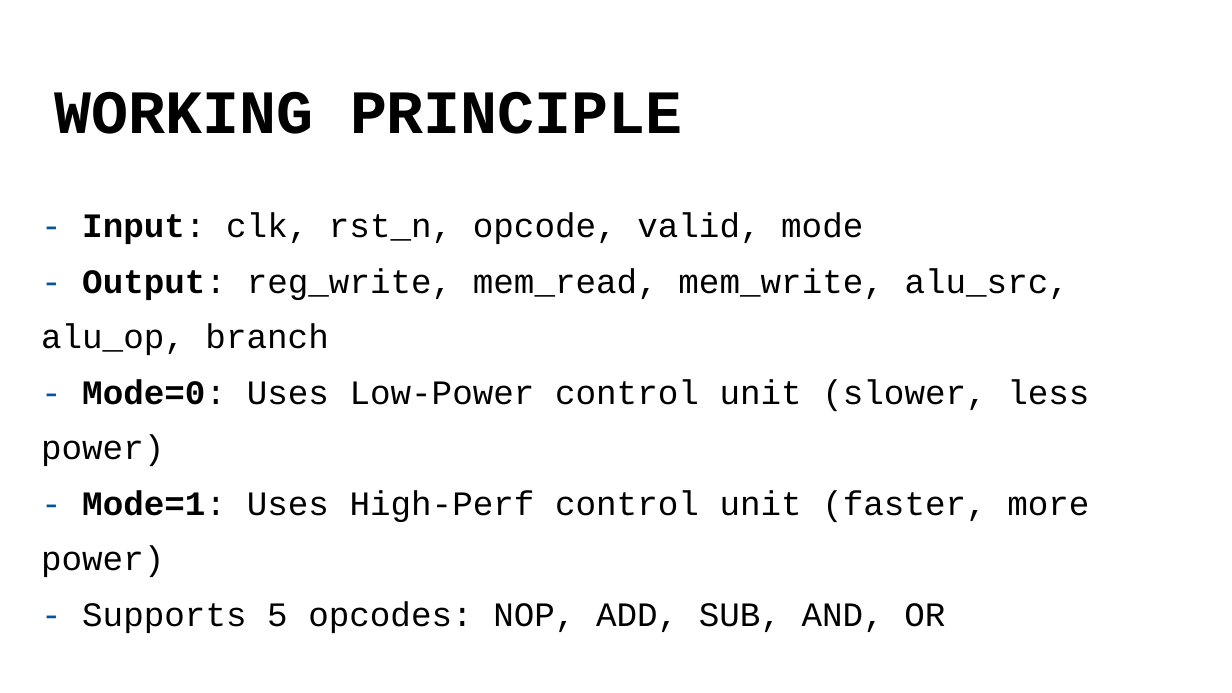
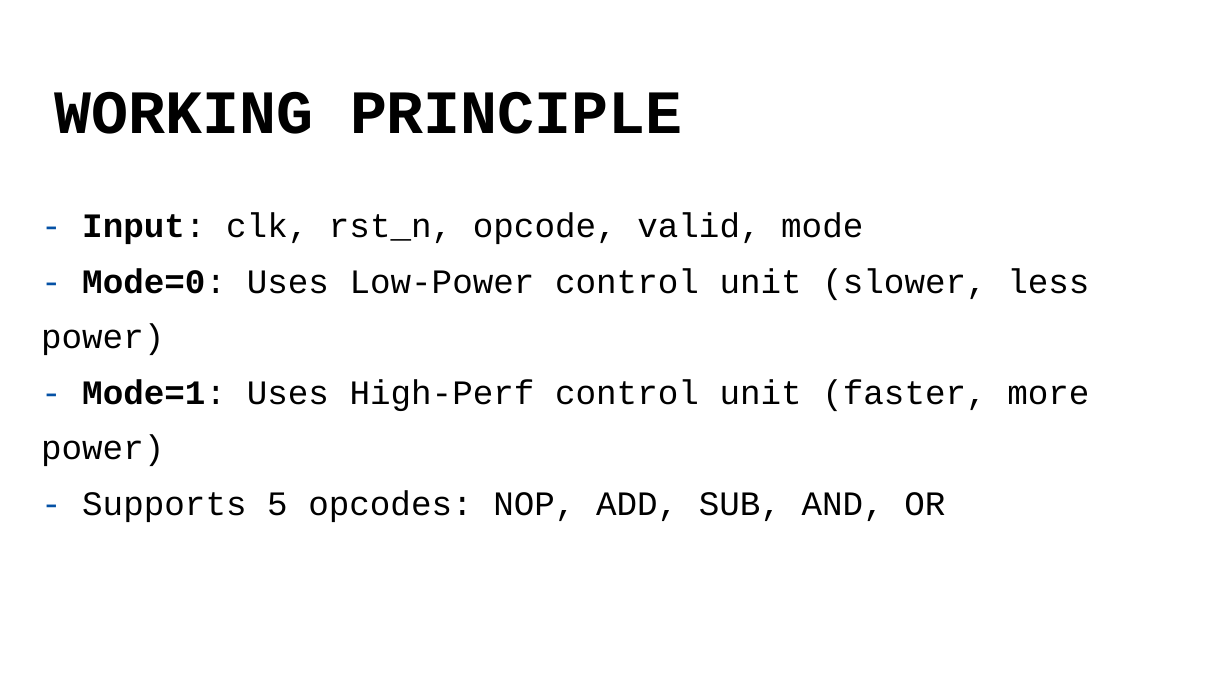
Before and after one commit to Bolol4002/adaptive_RTL_coding_UVM_Verification, a slide deck: slide 6 of ADAPTIVE CONTROL UNIT.pptx. Drawn at 1232x693 pixels with LibreOffice and Linux fonts; fonts in the diff are those of the drawing. Boxes give left, top, right and bottom in pixels: in the first picture for what was removed or moved away, otherwise in the second. Text is boxed around its words. In the diff, an @@ line names an element or a change of style, - is before the commit and + after.

```diff
--- a/ADAPTIVE CONTROL UNIT.pptx
+++ b/ADAPTIVE CONTROL UNIT.pptx
@@ text at (x1=41, y1=268, x2=1069, y2=355): paragraph removed @@
-- Output: reg_write, mem_read, mem_write, alu_src, alu_op, branch
```
Also in this commit, not shown: 1 other slide changed, 2 slides added, 3 other files.
